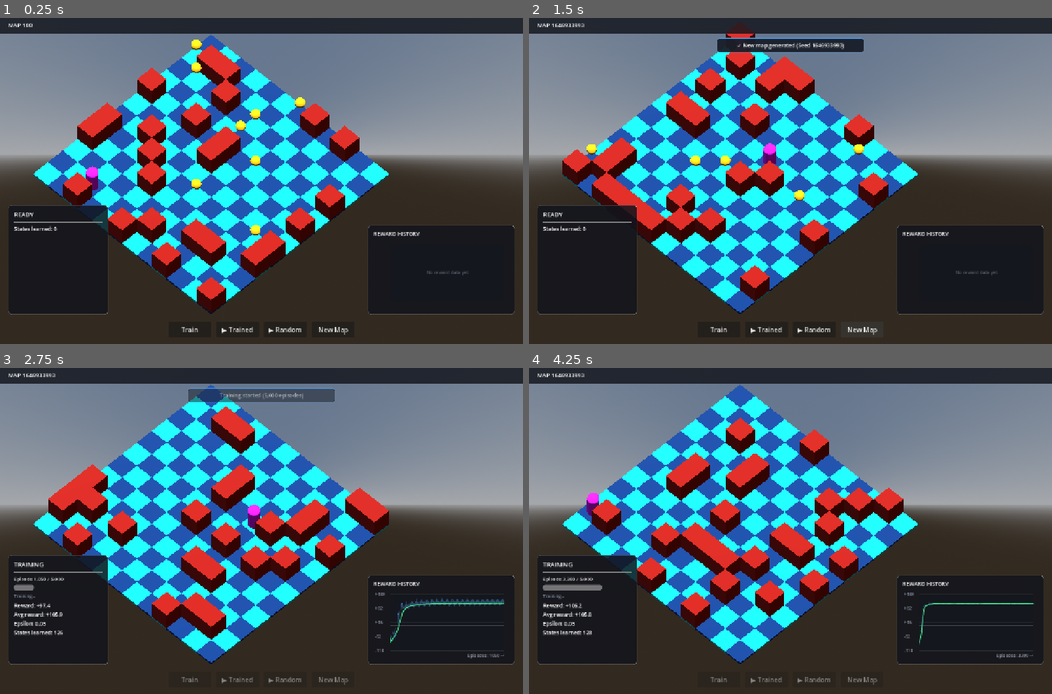
Above: before the commit, frames 1-4 (two rows, left to right).
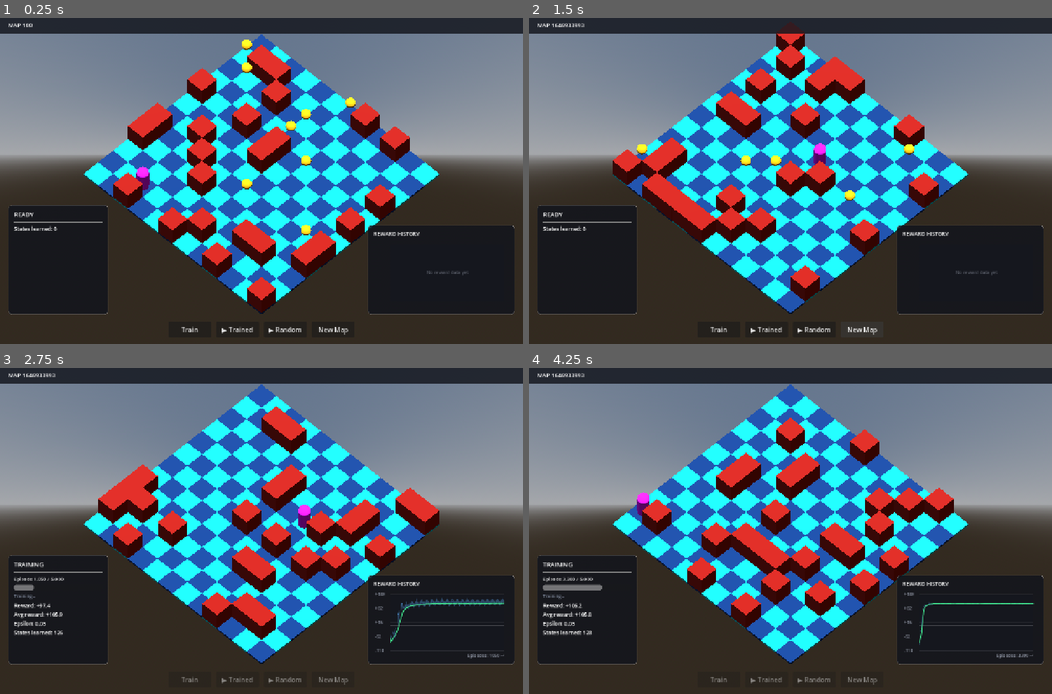
Above: after the commit, the same moments.

Repository: kaezrr/RLExplorer
Game: Godot game, scene res://scenes/main.tscn
Two runs of this game, one before a commit and one after it. Both use one fixed random seed, a clock stepped at 60 frames per second and the inputs below.
Inputs:
- Up to frame 1 (0.25 s): no input
- Up to frame 2 (1.5 s): click "New Map" at 0.5 s; click "New Map" at 1.25 s
- Up to frame 3 (2.75 s): click "Train" at 2 s
- Up to frame 4 (4.25 s): tap Enter at 2.75 s; tap P at 2.85, 3.8 s; tap N at 3.05, 3.6 s

The runs differ from the first frame. In frame 1, 31% of the frame differs, in the area x 6-84%, y 5-91%; in frame 2, 31%; in frame 3, 32%; in frame 4, 31%.

Commit message:
remove toasts

Diff:
--- a/scenes/main.tscn
+++ b/scenes/main.tscn
@@ -50,22 +50,6 @@
 corner_radius_bottom_right = 8
 corner_radius_bottom_left = 8
 
-[sub_resource type="StyleBoxFlat" id="StyleBoxFlat_toast"]
-content_margin_left = 16.0
-content_margin_top = 6.0
-content_margin_right = 16.0
-content_margin_bottom = 6.0
-bg_color = Color(0.1, 0.12, 0.16, 0.95)
-border_width_left = 1
-border_width_top = 1
-border_width_right = 1
-border_width_bottom = 1
-border_color = Color(0.3, 0.6, 0.9, 0.6)
-corner_radius_top_left = 6
-corner_radius_top_right = 6
-corner_radius_bottom_right = 6
-corner_radius_bottom_left = 6
-
 [node name="Main" type="Node3D" unique_id=341774346]
 script = ExtResource("1_0wfyh")
 
@@ -286,21 +270,3 @@
 custom_minimum_size = Vector2(105, 34)
 layout_mode = 2
 text = "New Map"
-
-[node name="Toast" type="PanelContainer" parent="UI" unique_id=1146684714]
-visible = false
-anchors_preset = 5
-anchor_left = 0.5
-anchor_right = 0.5
-offset_left = -180.0
-offset_top = 52.0
-offset_right = 180.0
-offset_bottom = 88.0
-grow_horizontal = 2
-theme_override_styles/panel = SubResource("StyleBoxFlat_toast")
-
-[node name="ToastLabel" type="Label" parent="UI/Toast" unique_id=127952624]
-layout_mode = 2
-theme_override_font_sizes/font_size = 13
-horizontal_alignment = 1
-vertical_alignment = 1
--- a/scripts/camera.gd
+++ b/scripts/camera.gd
@@ -13,7 +13,3 @@
 
 	self.position = center + Vector3(horizontal_distance, height, horizontal_distance)
 	self.look_at(center, Vector3.UP)
-
-	# Push the visible content to the left, leaving room for UI on the right.
-	# Value is in the same units as `size` (world units for ortho).
-	self.h_offset = GRID_SIZE * 0.2
--- a/scripts/hud.gd
+++ b/scripts/hud.gd
@@ -3,7 +3,7 @@
 
 # --------------------------------------------------
 # HUD Controller
-# Manages UI elements, status panel, buttons, and toasts.
+# Manages UI elements, status panel, and buttons.
 # Decoupled from RL algorithms.
 # --------------------------------------------------
 
@@ -50,11 +50,6 @@
 @onready var random_button: Button = $Controls/RandomButton
 @onready var new_map_button: Button = $Controls/NewMapButton
 
-# Toast
-@onready var toast_panel: PanelContainer = $Toast
-@onready var toast_label: Label = $Toast/ToastLabel
-
-var toast_timer: SceneTreeTimer = null
 var current_total_episodes: int = 5000
 var total_collectibles_in_map: int = 0
 var states_learned: int = 0
@@ -66,7 +61,6 @@
 	random_button.pressed.connect(_on_random_button_pressed)
 	new_map_button.pressed.connect(_on_new_map_button_pressed)
 
-	toast_panel.visible = false
 	show_idle_state()
 
 
@@ -137,7 +131,6 @@
 	eval_box.visible = false
 
 	set_controls_enabled(false)
-	show_toast("Training started (%s episodes)" % format_number(total_episodes), 2.0)
 
 
 func on_training_progress(data: Dictionary) -> void:
@@ -195,7 +188,6 @@
 		avg_reward_label.text = "Final avg reward: %+.1f" % final_avg
 
 	set_controls_enabled(true)
-	show_toast("✓ Training complete | Q-table saved", 3.0)
 
 
 func on_evaluation_finished(results: Array[Dictionary]) -> void:
@@ -237,8 +229,6 @@
 	playback_collected_label.text = "Collected: 0 / %d" % total_collectibles_in_map
 	playback_remaining_label.visible = false
 
-	show_toast("▶ %s playback started" % policy_name, 2.0)
-
 
 func on_playback_step(data: Dictionary) -> void:
 	var step: int = data.get("step", 0)
@@ -258,7 +248,7 @@
 	var reward: float = data.get("reward", 0.0)
 
 	var status_msg := "✓ Target reached" if completed else "Stopped"
-	show_toast("%s finished: %s (%d steps, %+.1f reward)" % [policy_name, status_msg, steps, reward], 3.0)
+	print("%s finished: %s (%d steps, %+.1f reward)" % [policy_name, status_msg, steps, reward])
 
 
 # --------------------------------------------------
@@ -287,22 +277,6 @@
 
 func _on_new_map_button_pressed() -> void:
 	new_map_requested.emit()
-
-
-# --------------------------------------------------
-# Toast Notification System
-# --------------------------------------------------
-
-
-func show_toast(message: String, duration: float = 2.5) -> void:
-	toast_label.text = message
-	toast_panel.visible = true
-	toast_panel.modulate.a = 1.0
-
-	var tween := create_tween()
-	tween.tween_interval(duration)
-	tween.tween_property(toast_panel, "modulate:a", 0.0, 0.4)
-	tween.tween_callback(func(): toast_panel.visible = false)
 
 
 # --------------------------------------------------
--- a/scripts/main.gd
+++ b/scripts/main.gd
@@ -207,8 +207,7 @@
 	# Build the new map.
 	setup_demo_map(MAP_SEED)
 
-	if hud != null:
-		hud.show_toast("✓ New map generated (Seed %d)" % MAP_SEED, 2.0)
+	print("✓ New map generated (Seed %d)" % MAP_SEED)
 
 # --------------------------------------------------
 # Q-table loading
@@ -401,9 +400,7 @@
 
 	# Load the saved policy before starting playback.
 	if not load_configured_q_table():
-		print("ERROR: Could not load trained Q-table.")
-		if hud != null:
-			hud.show_toast("⚠ No trained Q-table found. Train first!", 3.0)
+		print("ERROR: Could not load trained Q-table. Train first!")
 
 		playback_running = false
 
